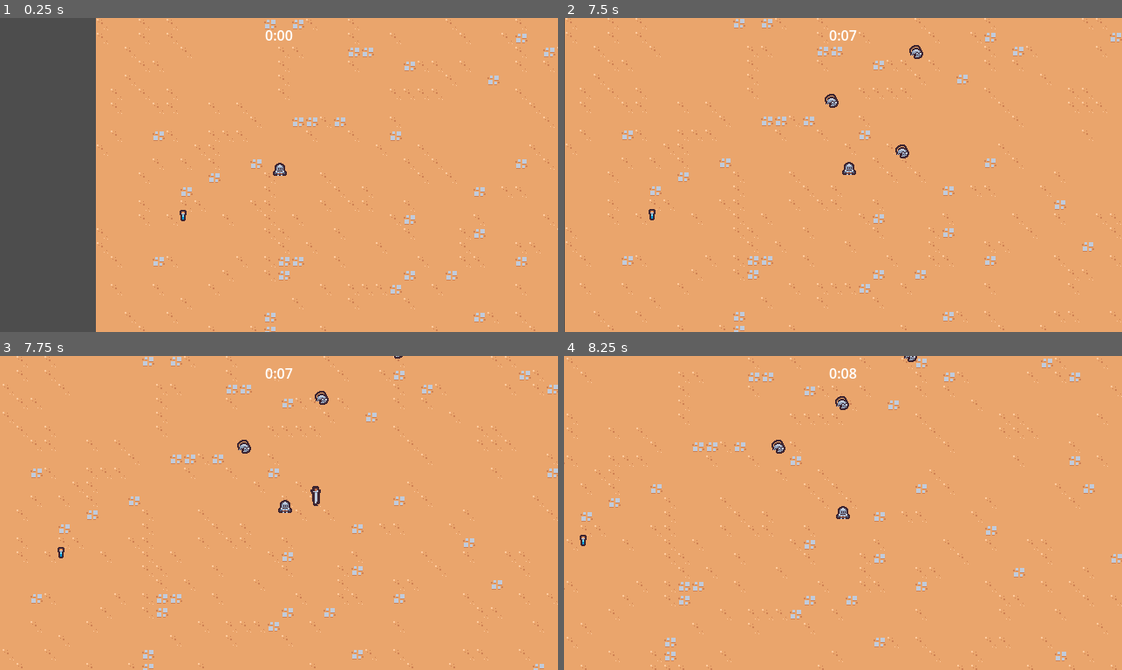
Above: before the commit, frames 1-4 (two rows, left to right).
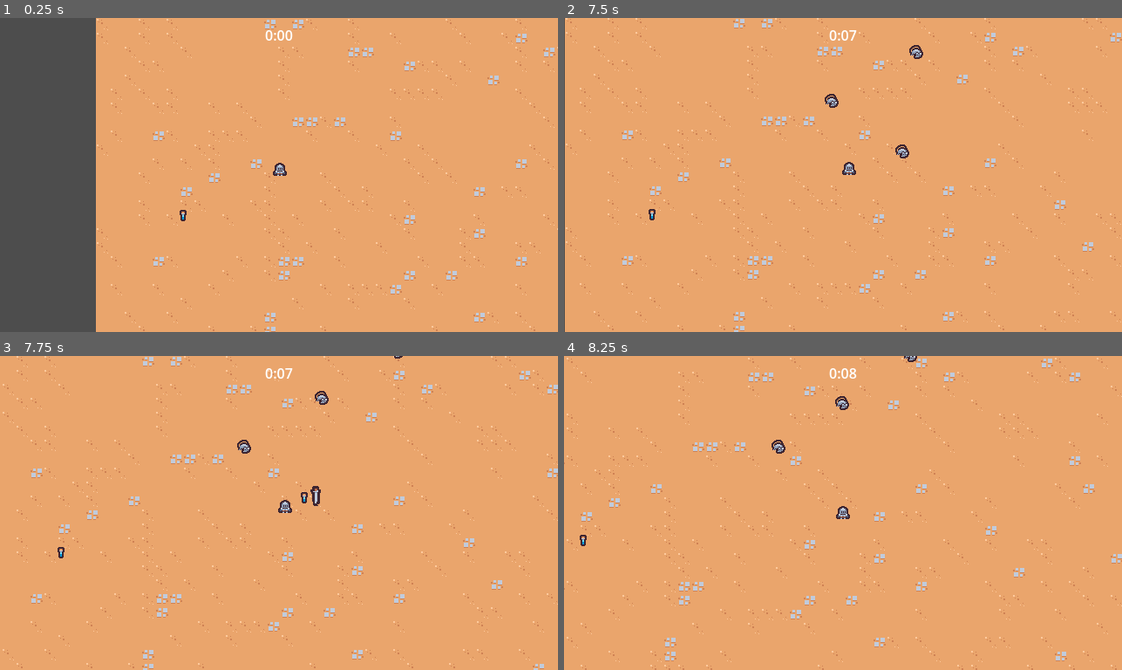
Above: after the commit, the same moments.

Repository: malefooo/godot-study
Game: Godot game, scene res://scenes/main/main.tscn
Two runs of this game, one before a commit and one after it. Both use one fixed random seed, a clock stepped at 60 frames per second and the inputs below.
Inputs:
- Up to frame 1 (0.25 s): no input
- Up to frame 2 (7.5 s): hold D (move_right) 0.53-1.28 s; hold S (move_down) 1.28-2.03 s; hold D (move_right) 2.03-2.78 s; hold W (move_up) 2.78-3.53 s; hold A (move _left) 3.53-5.03 s; hold S (move_down) 5.03-5.78 s; hold D (move_right) 5.78-6.53 s; hold W (move_up) 6.53-7.28 s; hold D (move_right) from 7.28 s (still down)
- Up to frame 3 (7.75 s): keep holding D (move_right)
- Up to frame 4 (8.25 s): release D (move_right) at 8.03 s; hold S (move_down) from 8.03 s (still down)

Frames 1-2 are identical in both runs. In frame 3, less than 0.1% of the frame differs, in the area x 53-56%, y 43-47%; in frame 4, nothing differs.

Commit message:
第18节课

Diff:
--- /dev/null
+++ b/scenes/component/health_component.gd
@@ -0,0 +1,21 @@
+extends Node
+class_name HealthComponent
+
+signal died
+
+@export var max_health: float = 10
+var current_health
+
+# Called when the node enters the scene tree for the first time.
+func _ready():
+	current_health = max_health
+
+
+func damage(damage_amount: float):
+	current_health  = max(current_health - damage_amount, 0)
+	Callable(check_death).call_deferred()
+
+func check_death():
+	if current_health == 0:
+		died.emit()
+		owner.queue_free()
--- /dev/null
+++ b/scenes/component/health_component.tscn
@@ -0,0 +1,6 @@
+[gd_scene load_steps=2 format=3 uid="uid://bsfmmet3jy1lh"]
+
+[ext_resource type="Script" path="res://scenes/component/health_component.gd" id="1_32mns"]
+
+[node name="HealthComponent" type="Node"]
+script = ExtResource("1_32mns")
--- /dev/null
+++ b/scenes/component/vial_drop_component.gd
@@ -0,0 +1,23 @@
+extends Node
+
+@export_range(0,1) var drop_percent: float = 0.5
+@export var vial_scene: PackedScene
+@export var health_component: Node
+
+func _ready():
+	(health_component as HealthComponent).died.connect(on_died)
+
+func on_died():
+	if randf() > drop_percent:
+		return
+
+	if vial_scene == null:
+		return
+
+	if not owner is Node2D:
+		return
+
+	var spawn_position = (owner as Node2D).global_position
+	var vial_instaance = vial_scene.instantiate() as Node2D
+	owner.get_parent().add_child(vial_instaance)
+	vial_instaance.global_position = spawn_position
--- /dev/null
+++ b/scenes/component/vial_drop_component.tscn
@@ -0,0 +1,8 @@
+[gd_scene load_steps=3 format=3 uid="uid://da17h0o8nhjwc"]
+
+[ext_resource type="Script" path="res://scenes/component/vial_drop_component.gd" id="1_rva7o"]
+[ext_resource type="PackedScene" uid="uid://db2vfgj8b6oqn" path="res://scenes/game_object/experience_ vial/experience_vial.tscn" id="2_d1gbc"]
+
+[node name="VialDropComponent" type="Node"]
+script = ExtResource("1_rva7o")
+vial_scene = ExtResource("2_d1gbc")
--- a/scenes/game_object/basic_enemy/basic_enemy.gd
+++ b/scenes/game_object/basic_enemy/basic_enemy.gd
@@ -1,6 +1,8 @@
 extends CharacterBody2D
 
 const MAX_SPEED = 40
+
+@onready var health_component: HealthComponent = $HealthComponent
 
 # Called when the node enters the scene tree for the first time.
 func _ready():
@@ -22,4 +24,4 @@
 	return Vector2.ZERO
 
 func on_area_entered(other_area: Area2D):
-	queue_free()
+	health_component.damage(100)
--- a/scenes/game_object/basic_enemy/basic_enemy.tscn
+++ b/scenes/game_object/basic_enemy/basic_enemy.tscn
@@ -1,7 +1,9 @@
-[gd_scene load_steps=5 format=3 uid="uid://bvqxqum35ssgl"]
+[gd_scene load_steps=7 format=3 uid="uid://bvqxqum35ssgl"]
 
 [ext_resource type="Script" path="res://scenes/game_object/basic_enemy/basic_enemy.gd" id="1_004uw"]
 [ext_resource type="Texture2D" uid="uid://djakl6e7rl2qy" path="res://scenes/game_object/basic_enemy/basic_enemy.png" id="2_75lw4"]
+[ext_resource type="PackedScene" uid="uid://bsfmmet3jy1lh" path="res://scenes/component/health_component.tscn" id="2_d0owb"]
+[ext_resource type="PackedScene" uid="uid://da17h0o8nhjwc" path="res://scenes/component/vial_drop_component.tscn" id="3_d08wd"]
 
 [sub_resource type="CircleShape2D" id="CircleShape2D_v1fus"]
 radius = 12.0
@@ -14,6 +16,11 @@
 collision_mask = 9
 motion_mode = 1
 script = ExtResource("1_004uw")
+
+[node name="HealthComponent" parent="." instance=ExtResource("2_d0owb")]
+
+[node name="VialDropComponent" parent="." node_paths=PackedStringArray("health_component") instance=ExtResource("3_d08wd")]
+health_component = NodePath("../HealthComponent")
 
 [node name="Area2D" type="Area2D" parent="."]
 collision_layer = 0
